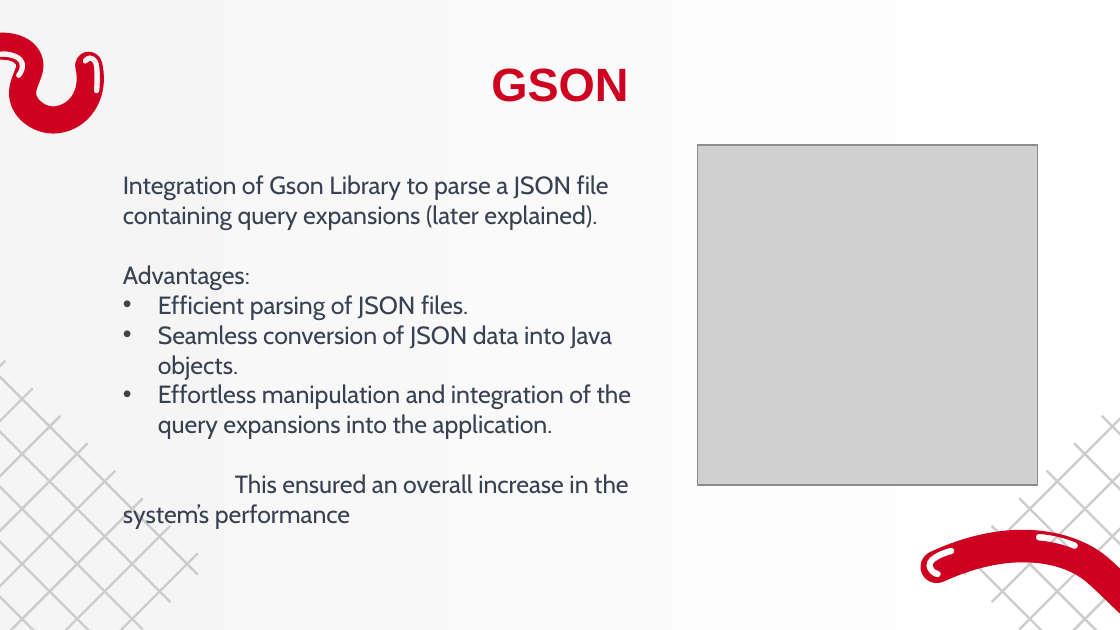
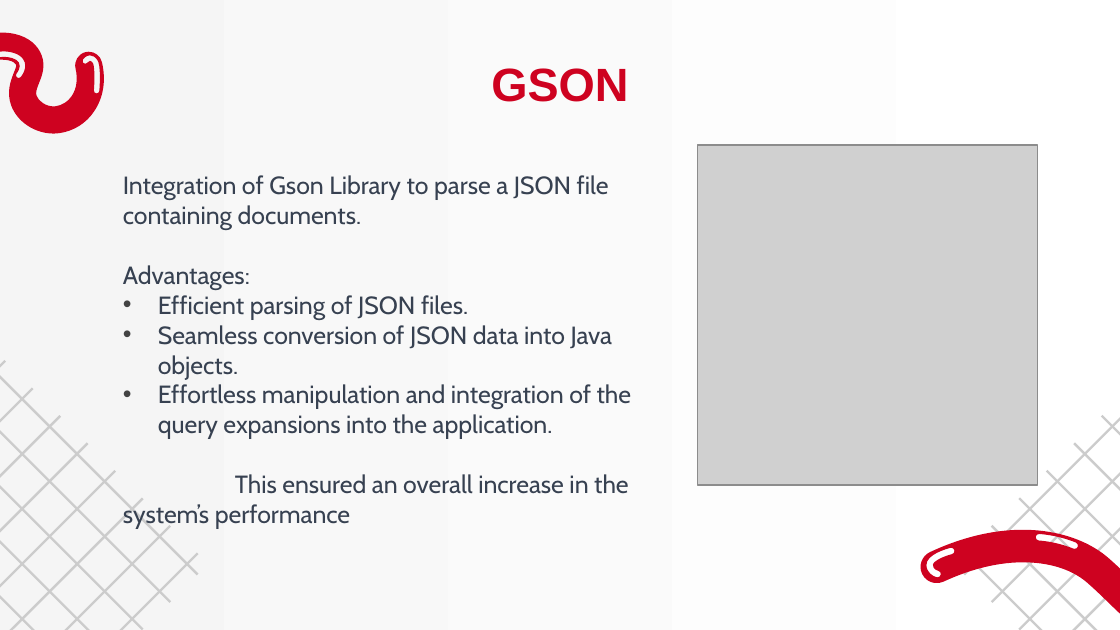
Before and after one commit to mircocazzaro/seupd2223-close, a slide deck: slide 9 of slides/presentation.pptx. Drawn at 1120x630 pixels with LibreOffice and Linux fonts; fonts in the diff are those of the drawing; grey boxes stand for pictures. Boxes give left, top, right and bottom in pixels: in the first picture for what was removed or moved away, otherwise in the second. Text is boxed around its words. In the diff, an @@ line names an element or a change of style, - is before the commit and + after.

Commit message:
fix: little error on slide 9

```diff
--- a/slides/presentation.pptx
+++ b/slides/presentation.pptx
@@ text at bbox=[123, 175, 609, 230]: text changed @@
-Integration of Gson Library to parse a JSON file containing query expansions (later explained).
+Integration of Gson Library to parse a JSON file containing documents.
```
Also in this commit, not shown: 1 other file.
